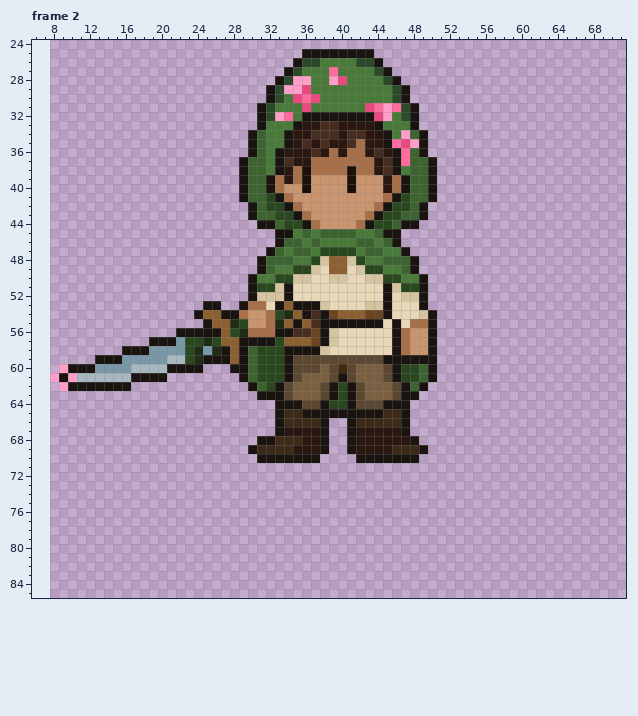
A pixel-art file gets an edit: dianthus-pixie-game/player/sprites/PNG/Sword_attack/player_sword_attack_down.aseprite. Above, as it was before the edit.
64x80 pixels, 8 frames. Colours within 5 levels of each other are drawn and written as one. Shown: frame 2: x 6..71, y 24..85. The old version is drawn lined up with the new one, on the new canvas. The commit also changed other frames, which this record leaves out.
And afterwards:
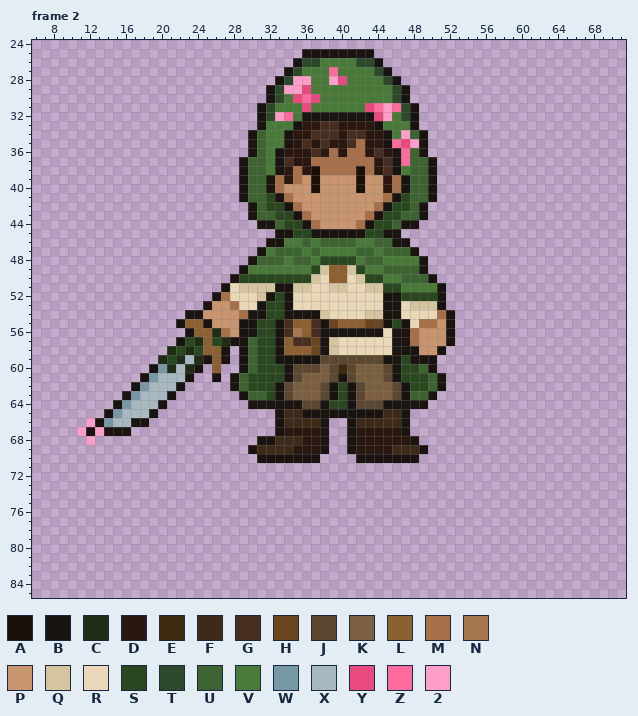
Palette (. is transparent): A #1a1008  B #1a1410  C #1f2d16  D #2a1810  E #3f2a0f  F #3d2a18  G #472e20  H #6b4420  J #5c4830  K #7a6040  L #8c6030  M #a87048  N #a5784f  P #c8956e  Q #d4c4a0  R #e8d8b8  S #2a4820  T #2c492b  U #3d6430  V #4a7a3a  W #7898a8  X #a8b8c0  Y #e84a7f  Z #ff6b9d  2 #ff9ec8
The exact change:
canvas 64x80 -> 80x96, the old top-left corner now at 8,8
--- frame 2
@@ x 34..44 @@
 37 GDDMMMMMMMD
-38 DMAMMMMAMMD
-39 DMAPPPPAPPP
-40 PPAPPPPAPPP
+38 DMDAMMMMAMD
+39 DMPAPPPPAPP
+40 PPPAPPPPAPP
 41 MPPPPPPPPPP
@@ x 6..71 @@
 44 .........................BBUSSBMPPPPMBSSUBB.......................
-45 ...........................BBVUVUUUUVVUBB.........................
-46 ...........................BUUVUVVVVUUVUB.........................
-47 ..........................BUVUUVSSSSVUUVVB........................
-48 .........................BUUUVVSQLLQSVVUUUB.......................
-49 .........................BUVVSSQRLLRQSSVVUB.......................
-50 ........................BVVSSQQRRQQRRQQSSVVB......................
-51 ........................BSSQBRRRRRRRRRRBQSSB......................
-52 ........................BQQQBRRRRRRRRRRBRQQB......................
-53 ...................BB..BMMRBLBBBQRRRRQQBRRRB......................
-54 ..................BLLBBMPPMSCLBGBHLLLHHBRRRQB.....................
-55 ...................BLLCSPPMCLBLGBBBBBBBRBRMMB.....................
-56 ................BBBBBLSCMMMBBGGHBQRRRRRRBMPPB.....................
-57 .............BBBWSSCSLLBBBBSLLLHBQRRRRRRBMPPB.....................
-58 ..........BBBWWWWSCWCBLBUSSSBBBBQRRRRRRRBMPPB.....................
-59 .......BBBWWWWWXXSCBBBLBUSSSBJJJJJJJJJJBBBBBB.....................
-60 ...2BBBWWWWXXXXBBBB...BBUSSSBJJJKJEJKKKJBSSUB.....................
-61 ..2B2XXXXXXBBBB........BUSSSBJKKKJBJKKKJBSSUB.....................
-62 ...2BBBBBBB.............BUSBJKKKJBSBJKKKJBUB......................
-63 .........................BBBJKKKJBSBJKKKJBB.......................
-64 ...........................BBBJJBSSBJJJBBB........................
-65 ...........................BFFBBBBBBBBBFFB........................
-66 ...........................BFFFFB..BFFFFFB........................
-67 ...........................BDDDDB..BDDDDDB........................
-68 .........................BBFFFDDB..BDDDDDDB.......................
+45 ...........................BBSSBBBBBBSSBB.........................
+46 ..........................BBVVUVUUUUVVUUBB........................
+47 .........................BVUUUVUVVVVUUVUUUB.......................
+48 ........................BUUUVUUVSSSSVUUVVVVB......................
+49 .......................BVVVVVVVSQLLQSVVUUUUB......................
+50 ......................BSSSSSSSSQRLLRQSSVVUUUB.....................
+51 .....................BRQQQQBBQQRRQQRRQQSSVVVVB....................
+52 ....................BMRRRQBSBRRRRRRRRRRBBSSSSB....................
+53 ...................BPPMRRBSSBRRRRRRRRRRBBRQQQB....................
+54 .................BBPPPPMBBSSBBBBQRRRRQQBBRRRRMB...................
+55 ................BLLBPPPBBSSBGLLGBHLLLHHBSBRMMPB...................
+56 .................BLLCMPBBSSBGNLGBBBBBBBRBBMPPPB...................
+57 ................BSCLSCBBUSSBLGGHBQRRRRRRBBMPPPB...................
+58 ...............CSCSLLB.BUSSBLLLHBQRRRRRRBBBPPB....................
+59 ..............CSCXCBLB.BUSSBBBBBJJJJJJJBBSBBB.....................
+60 .............BWCXCB.L..BUSSSBJJJKJEJKKKJBSSUB.....................
+61 ............BWXXXB..B.BUSSSSBJKKKJBJKKKJBSSSUB....................
+62 ...........BWXXXB.....BUSSSBJKKKJBSBJKKKJBSSUB....................
+63 ..........BWXXXB.......BUUSBJKKKJBSBJKKKJBUUB.....................
+64 .........BWXXXB.........BBBBBBJJBSSBJJJBBBBB......................
+65 ........BWXXXB.............BFFBBBBBBBBBFFB........................
+66 ......2BWXXBB..............BFFFFB..BFFFFFB........................
+67 .....2B2BBB................BDDDDB..BDDDDDB........................
+68 ......2..................BBFFFDDB..BDDDDDDB.......................
 69 ........................BFFFFDDDB..BDDDDFFFB......................
Changed places in both pictures, as pixel boxes (x1, y1, x2, y2):
changed: (302, 166, 365, 193)
changed: (50, 229, 455, 445)
